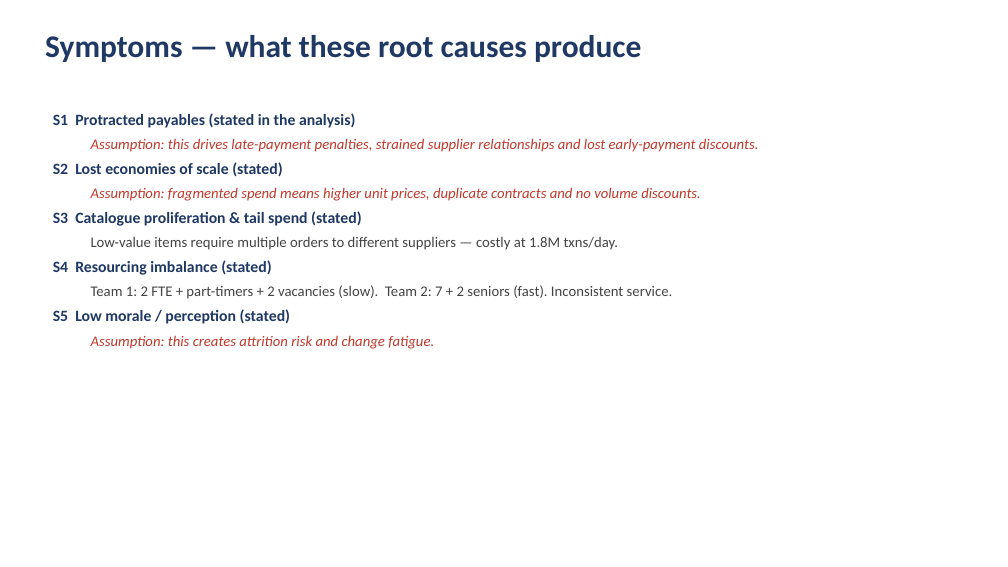
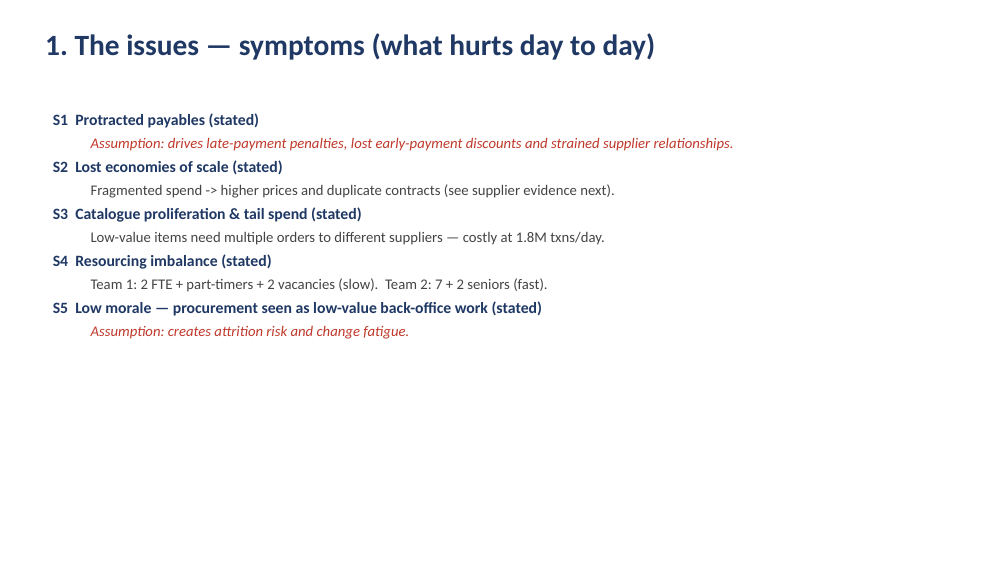
Before and after one commit to DAVIDEJI20/-irri-website, a slide deck: slide 4 of NextTech_Procurement_Analysis.pptx (slide 8 before the commit). Drawn at 1008x567 pixels with LibreOffice and Linux fonts; fonts in the diff are those of the drawing. Boxes give left, top, right and bottom in pixels: in the first picture for what was removed or moved away, otherwise in the second. Text is boxed around its words. In the diff, an @@ line names an element or a change of style, - is before the commit and + after.

```diff
--- a/NextTech_Procurement_Analysis.pptx
+++ b/NextTech_Procurement_Analysis.pptx
@@ text at (x1=45, y1=33, x2=656, y2=60): text changed; size 30 to 28 pt @@
-Symptoms — what these root causes produce
+1. The issues — symptoms (what hurts day to day)
@@ text at (x1=53, y1=113, x2=734, y2=151): text changed @@
-S1 Protracted payables (stated in the analysis)
-  Assumption: this drives late-payment penalties, strained supplier relationships and lost early-payment discounts.
+S1 Protracted payables (stated)
+  Assumption: drives late-payment penalties, lost early-payment discounts and strained supplier relationships.
@@ text at (x1=53, y1=160, x2=361, y2=269): less space between paragraphs @@
@@ text at (x1=91, y1=184, x2=614, y2=198): text changed; text colour #C0392B to #444444; italic off @@
-  Assumption: fragmented spend means higher unit prices, duplicate contracts and no volume discounts.
+  Fragmented spend -> higher prices and duplicate contracts (see supplier evidence next).
@@ text at (x1=91, y1=231, x2=604, y2=245): text changed @@
-  Low-value items require multiple orders to different suppliers — costly at 1.8M txns/day.
+  Low-value items need multiple orders to different suppliers — costly at 1.8M txns/day.
@@ text at (x1=53, y1=278, x2=547, y2=339): text changed @@
-  Team 1: 2 FTE + part-timers + 2 vacancies (slow). Team 2: 7 + 2 seniors (fast). Inconsistent service.
-S5 Low morale / perception (stated)
-  Assumption: this creates attrition risk and change fatigue.
+  Team 1: 2 FTE + part-timers + 2 vacancies (slow). Team 2: 7 + 2 seniors (fast).
+S5 Low morale — procurement seen as low-value back-office work (stated)
+  Assumption: creates attrition risk and change fatigue.
```
Also in this commit, not shown: 9 other slides changed, 2 slides added, 6 slides removed, 1 other file.
